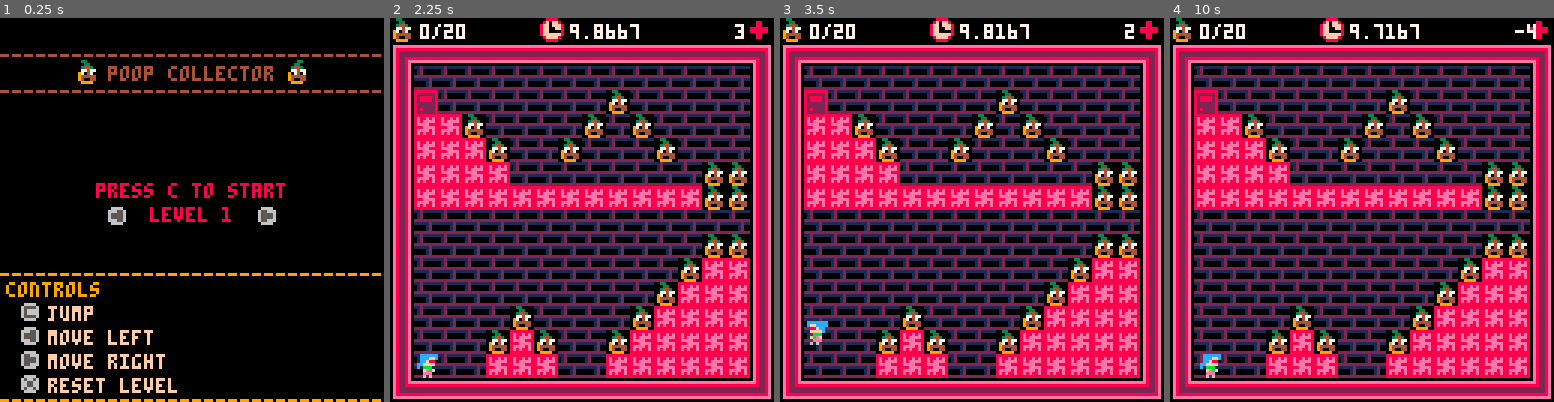
Above: before the commit, frames 1-4 (left to right).
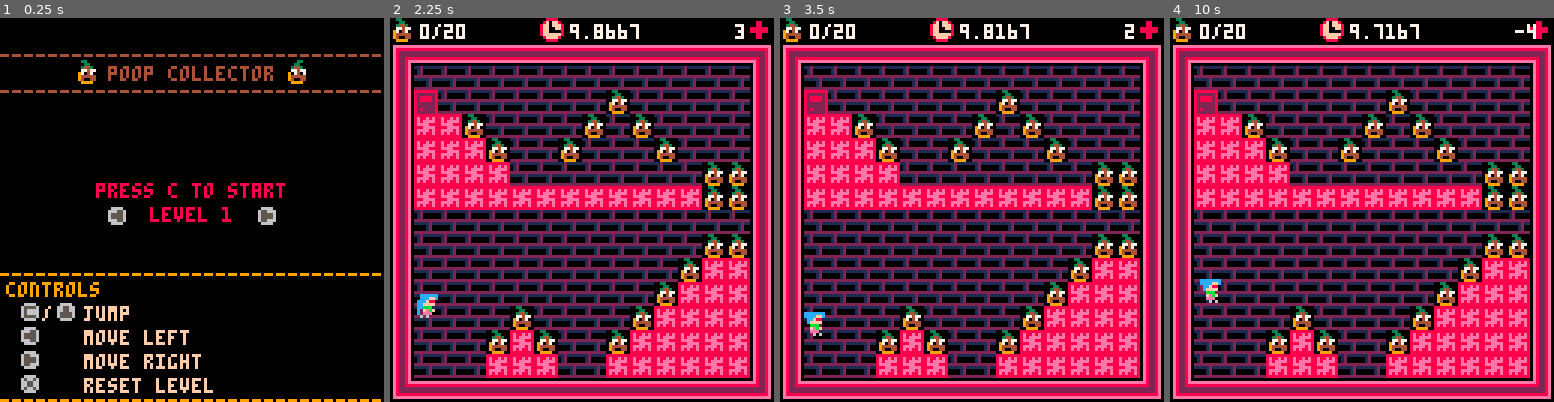
Above: after the commit, the same moments.

Repository: odinn1984/PICO8-Poop-Collector
Game: PICO-8 cartridge poop-collector.p8
Two runs of this game, one before a commit and one after it. Both use one fixed random seed, a clock stepped at 60 frames per second and the inputs below.
Inputs:
- Up to frame 1 (0.25 s): no input
- Up to frame 2 (2.25 s): tap X (X key) at 0.33, 1.07, 1.85 s; tap O (Z key) at 0.7, 1.7, 2.1 s; hold Right 1.6-2.1 s; hold Up from 2.15 s (still down)
- Up to frame 3 (3.5 s): release Up at 2.42 s; hold Right 2.47-3.03 s; tap O (Z key) at 2.5, 2.9, 3.3 s; tap X (X key) at 2.97 s; hold Left from 3.08 s (still down)
- Up to frame 4 (10 s): release Left at 3.58 s; hold Down 3.63-3.97 s; tap O (Z key) every 0.4 s from 3.7 to 9.7 s; hold Right 4.02-4.68 s; tap X (X key) every 1.12 s from 4.08 to 9.67 s; hold Up 4.73-5.03 s; hold Left 5.08-5.68 s; hold Down 5.73-6.03 s; hold Right 6.08-6.58 s; hold Right 6.63-7.13 s; hold Up 7.18-7.45 s; hold Right 7.5-8.07 s; hold Left 8.12-8.62 s; hold Down 8.67-9 s; hold Right 9.05-9.72 s; hold Up from 9.77 s (still down)

The runs differ from the first frame. In frame 1, 2.4% of the frame differs, in the area x 10-56%, y 74-98%; in frame 2, 0.5%; in frame 3, 0.3%; in frame 4, 0.4%.

Commit message:
chore: map jump to c and up arrow

Diff:
--- a/src/main.lua
+++ b/src/main.lua
@@ -52,13 +52,15 @@
     chprint("--------------------------------", 83, 9)
     print("controls", 2, 88, 9)
     spr(SPR_C, 6, 94)
-    print("jump", 16, 96, 15)
+    print("/", 14, 96, 15)
+    spr(SPR_UP, 18, 94)
+    print("jump", 28, 96, 15)
     spr(SPR_LEFT, 6, 102)
-    print("move left", 16, 104, 15)
+    print("move left", 28, 104, 15)
     spr(SPR_RIGHT, 6, 110)
-    print("move right", 16, 112, 15)
+    print("move right", 28, 112, 15)
     spr(SPR_X, 6, 118)
-    print("reset level", 16, 120, 15)
+    print("reset level", 28, 120, 15)
     chprint("--------------------------------", 125, 9)
 end
 
--- a/src/player.lua
+++ b/src/player.lua
@@ -66,7 +66,10 @@
                 moving_direction = DIRECTION_RIGHT
             end
 
-            if btnp(BUTTON_O) and self.jumps_left > 0 and not map_colliding(self, ACT_JUMP) then
+            if (btnp(BUTTON_O) or btnp(BUTTON_UP)) and
+                self.jumps_left > 0 and
+                not map_colliding(self, ACT_JUMP)
+            then
                 sfx(SFX_JUMP)
                 self.dy = -self.max_jump_speed
                 self.jumps_left -= 1
